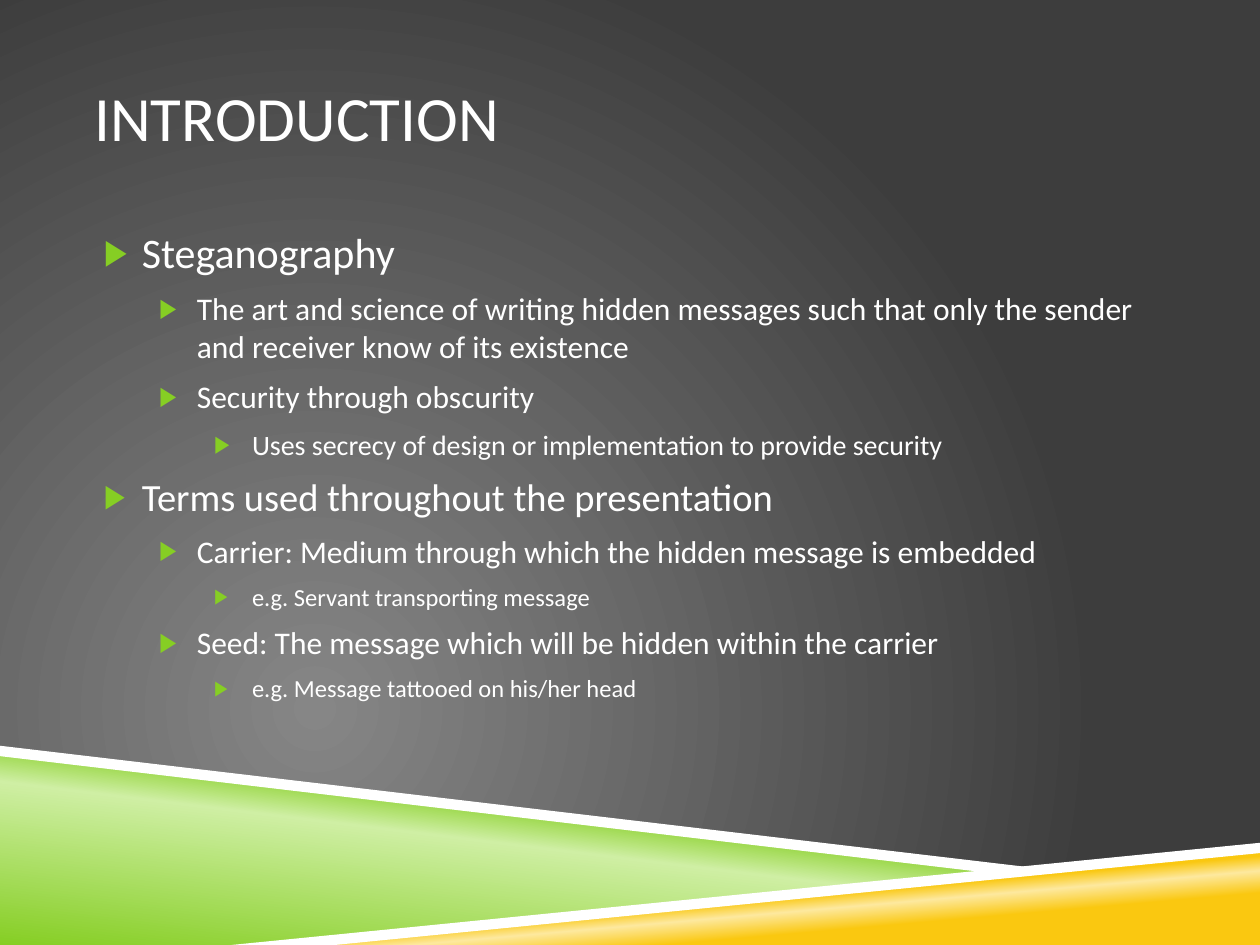
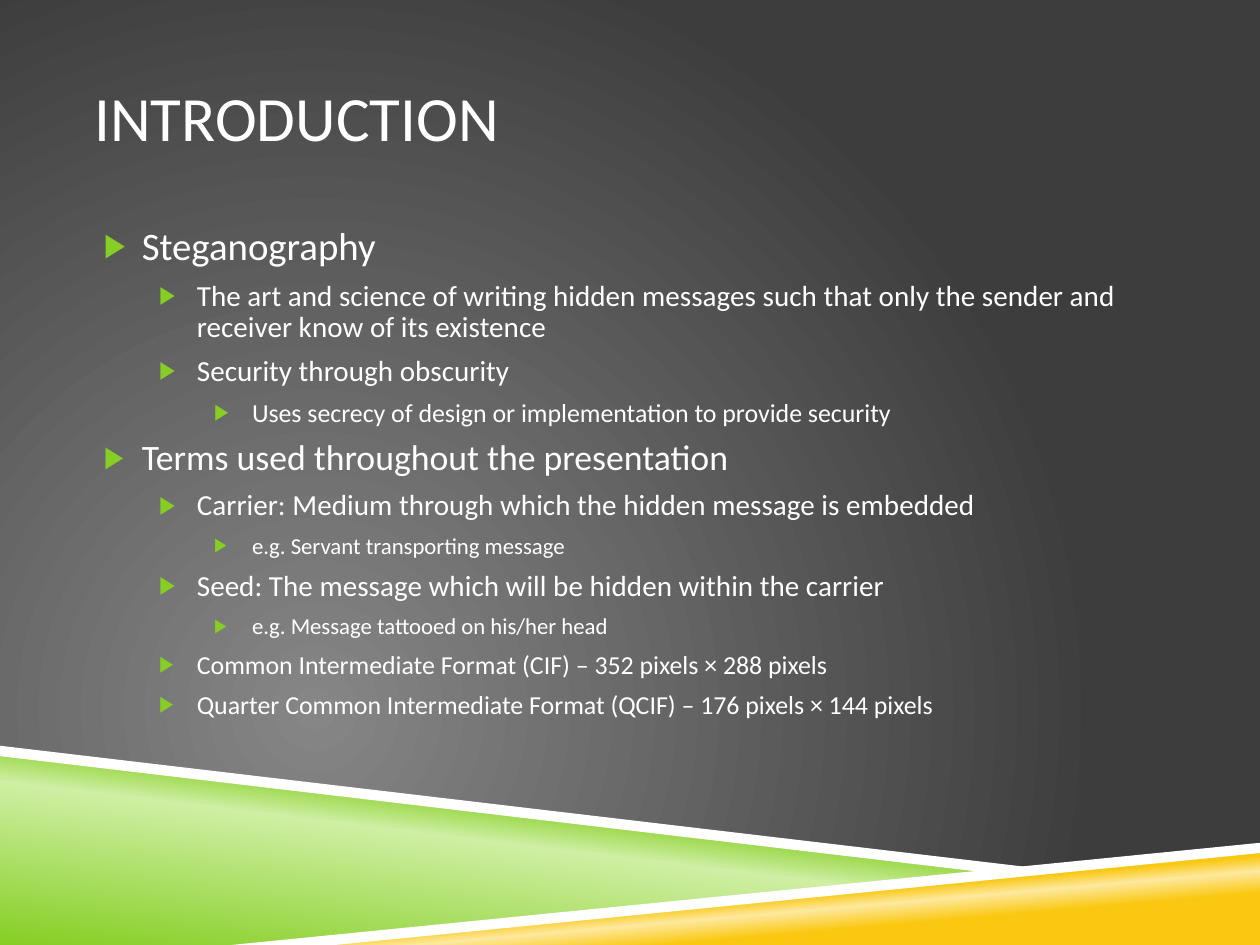
Before and after one commit to grpbwl/videoSteganography, a slide deck: slide 2 of results/CSE509_Video_Steganography.pptx. Drawn at 1260x945 pixels with LibreOffice and Linux fonts; fonts in the diff are those of the drawing; background and template pictures are left out. Boxes give left, top, right and bottom in pixels: in the first picture for what was removed or moved away, otherwise in the second. Text is boxed around its words. In the diff, an @@ line names an element or a change of style, - is before the commit and + after.

```diff
--- a/results/CSE509_Video_Steganography.pptx
+++ b/results/CSE509_Video_Steganography.pptx
@@ text at <box>142,233,1115,638</box>: size 24 to 22.2 pt in "Steganography"; size 18 to 16.6 pt in "The art and science of writing hidden ...", "Security through obscurity", "Carrier: Medium through which the hidden message ...", "Seed: The message which will be hidden ..."; size 16 to 14.8 pt in "Uses secrecy of design or implementation to ..."; size 22 to 20.4 pt in "Terms used throughout the presentation"; size 14 to 12.9 pt in "e.g. Servant transporting message", "e.g. Message tattooed on his/her head"; line spacing 1 to 0.9 @@
@@ text at <box>197,655,933,718</box>: paragraphs added @@
+  ▶ Common Intermediate Format (CIF) – 352 pixels × 288 pixels
+  ▶ Quarter Common Intermediate Format (QCIF) – 176 pixels × 144 pixels
```
Also in this commit, not shown: 6 other slides changed, 6 slides added.
